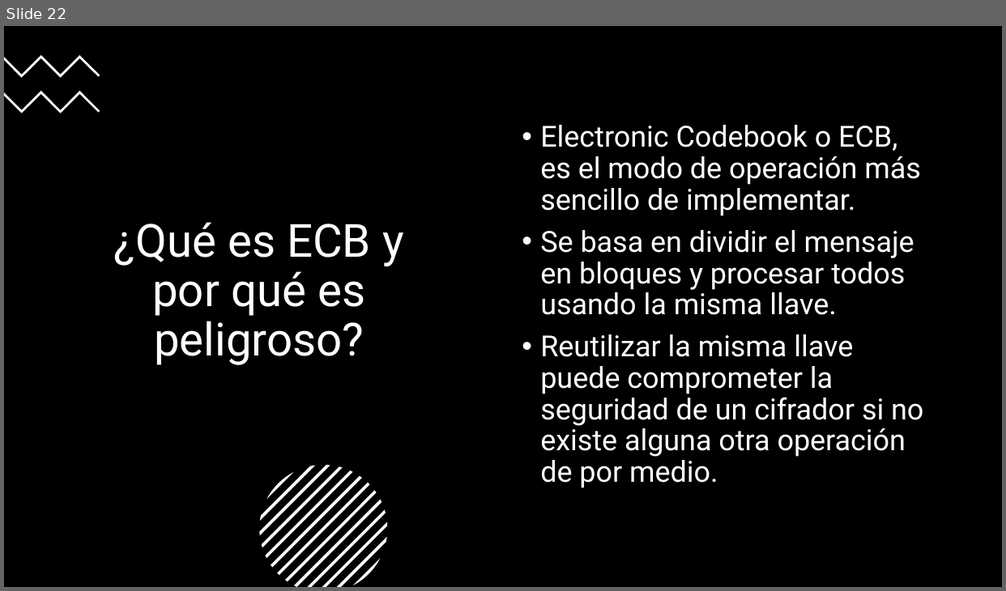
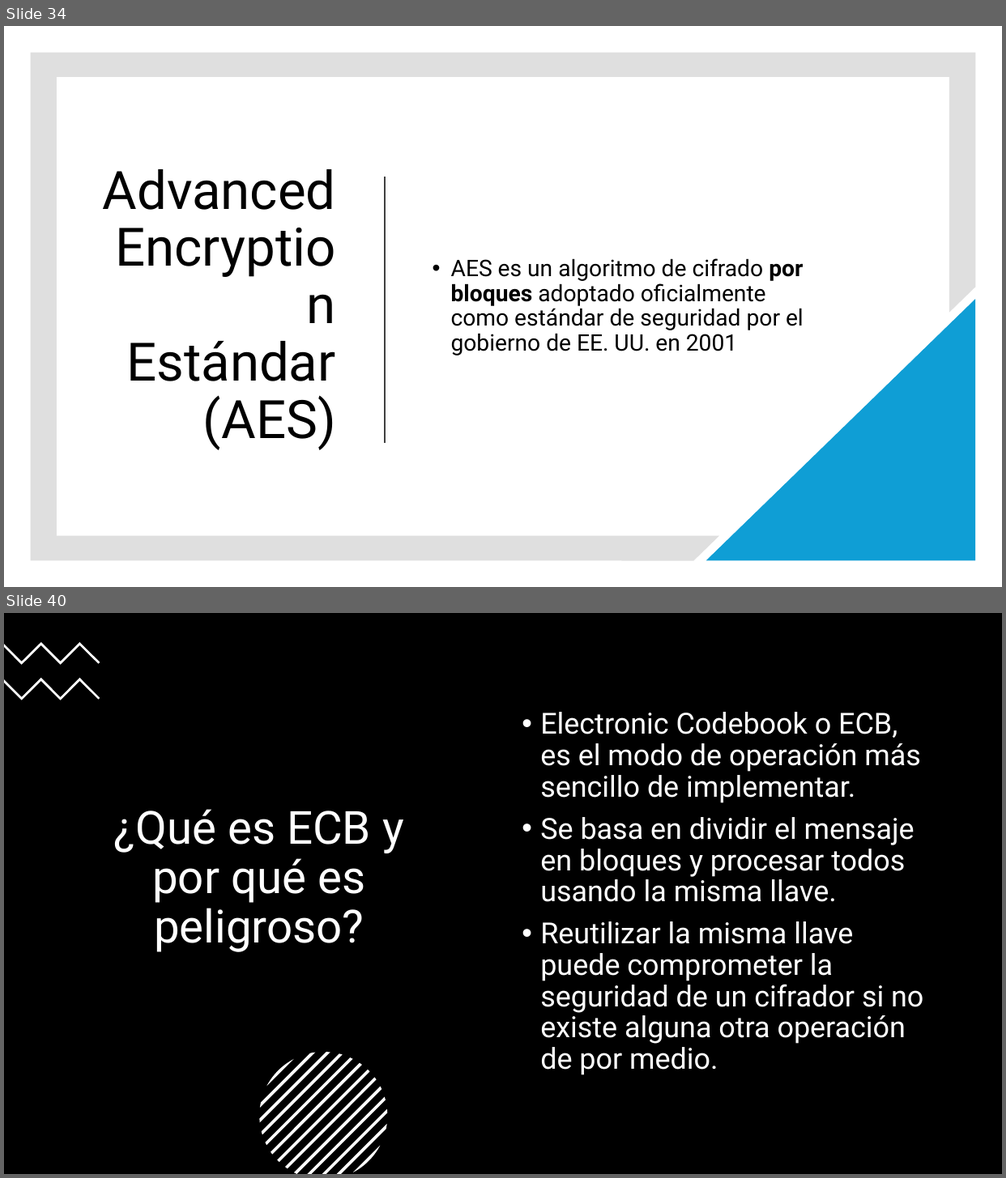
Before and after one commit to AlexPs06/CienciaViva2025-ICAP, a slide deck: Cifrado-Imagenes.pptx. Shown one above the other, each under a label of ours: slide 22 before the commit, slides 34 and 40 after it; the slides between them are not shown. The pictures are 1006x591 and 1006x1178 pixels, drawn with LibreOffice and Linux fonts; fonts in the diff are those of the drawing. Boxes give left, top, right and bottom in pixels: in the first picture for what was removed or moved away, otherwise in the second. Text is boxed around its words. In the diff, an @@ line names an element or a change of style, - is before the commit and + after.

```diff
--- a/Cifrado-Imagenes.pptx
+++ b/Cifrado-Imagenes.pptx
@@ slide 34 added at bbox=[4, 26, 1002, 587], background #FFFFFF @@
@@ freeform shape added at bbox=[30, 52, 976, 561], fill #808080 at 25% opacity @@
@@ title added at bbox=[103, 169, 336, 450], 51 pt, text #000000 @@
+Advanced Encryption Estándar (AES)
@@ line added from (385, 178) to (385, 443), #404040 1.5 pt @@
@@ text added at bbox=[451, 258, 803, 356], 22 pt, text #000000 @@
+• AES es un algoritmo de cifrado por bloques adoptado oficialmente como estándar de seguridad por el gobierno de EE. UU. en 2001
@@ right triangle added at bbox=[706, 299, 976, 561], fill #0F9ED5 @@
@@ what was slide 22 is now slide 40 @@
```
Also in this commit, not shown: 16 slides changed, 19 other slides added, 2 slides removed, 4 other files.
